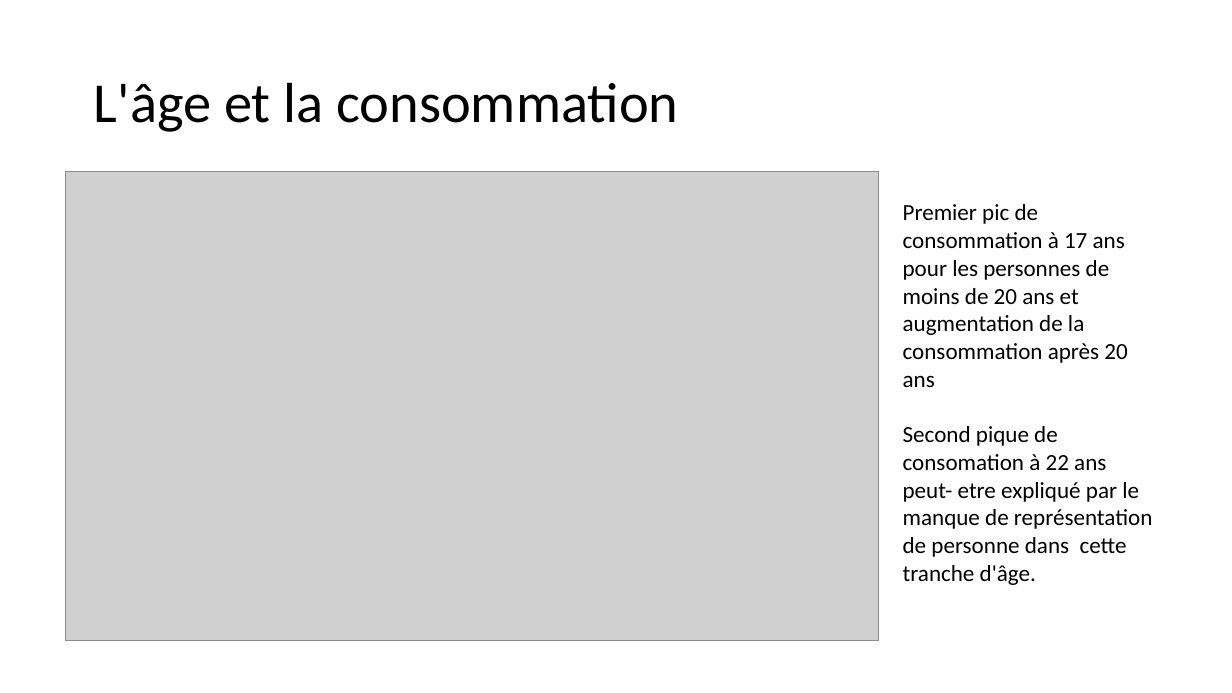
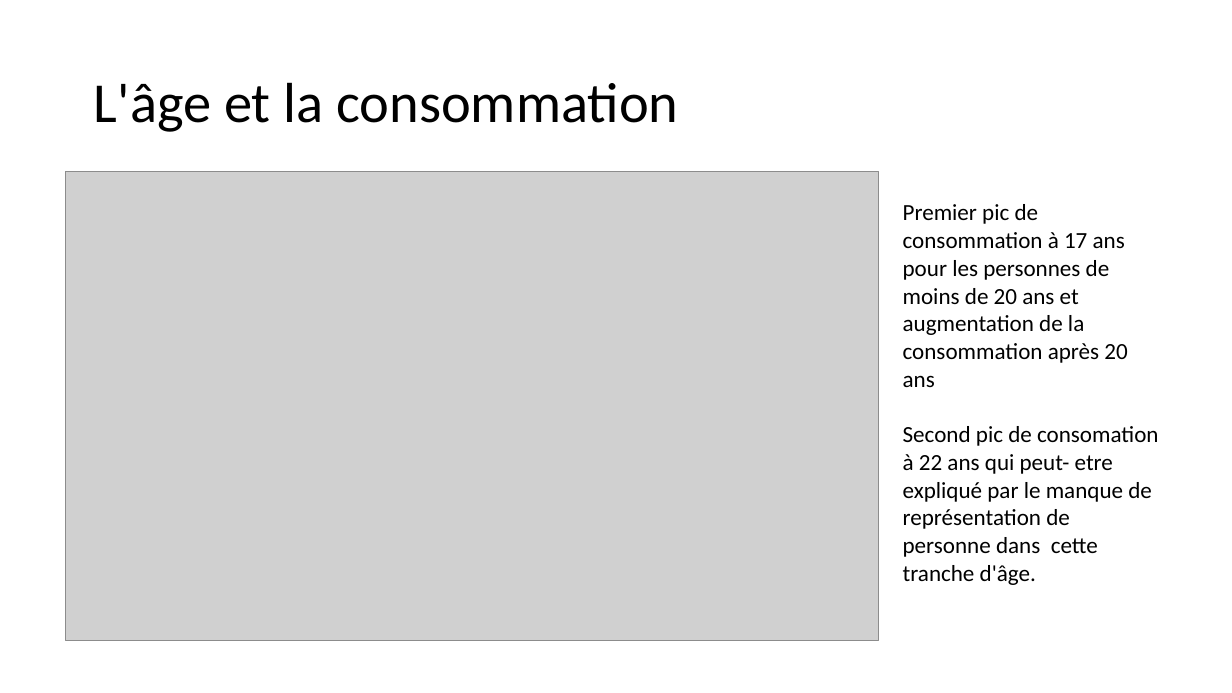
Before and after one commit to QvHub/student_alcohol_consumption, a slide deck: slide 12 of maya_khaled_quentin_alcool_et_jeunes.pptx. Drawn at 1232x693 pixels with LibreOffice and Linux fonts; fonts in the diff are those of the drawing; grey boxes stand for pictures. Boxes give left, top, right and bottom in pixels: in the first picture for what was removed or moved away, otherwise in the second. Text is boxed around its words. In the diff, an @@ line names an element or a change of style, - is before the commit and + after.

```diff
--- a/maya_khaled_quentin_alcool_et_jeunes.pptx
+++ b/maya_khaled_quentin_alcool_et_jeunes.pptx
@@ text at (903, 426, 1158, 585): text changed @@
-Second pique de consomation à 22 ans peut- etre expliqué par le manque de représentation de personne dans cette tranche d'âge.
+Second pic de consomation à 22 ans qui peut- etre expliqué par le manque de représentation de personne dans cette tranche d'âge.
```
Also in this commit, not shown: 16 other slides changed.
